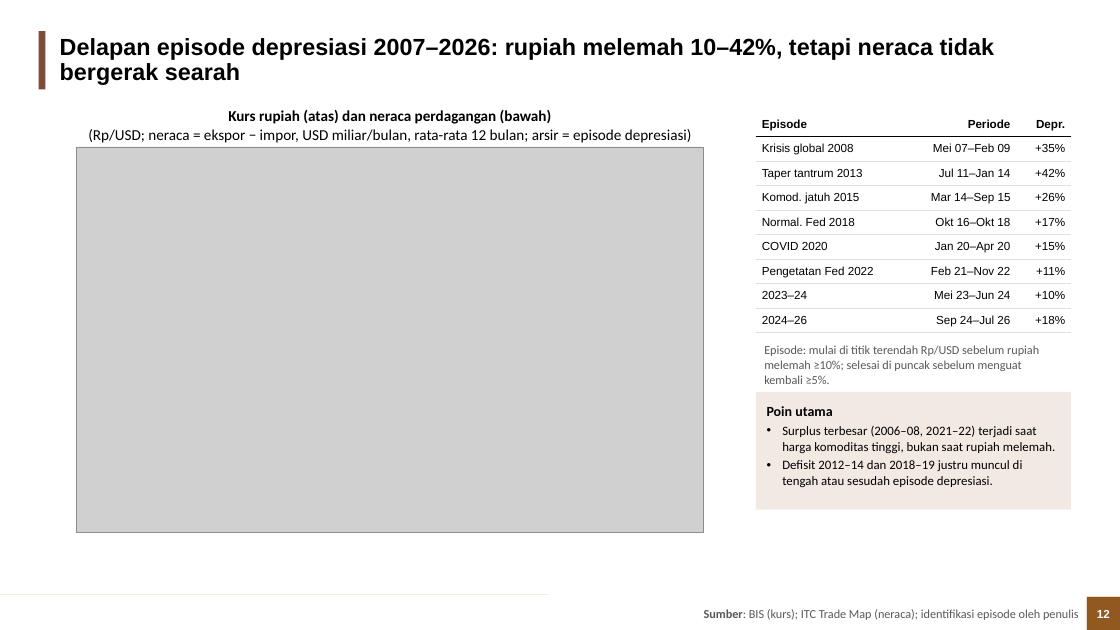
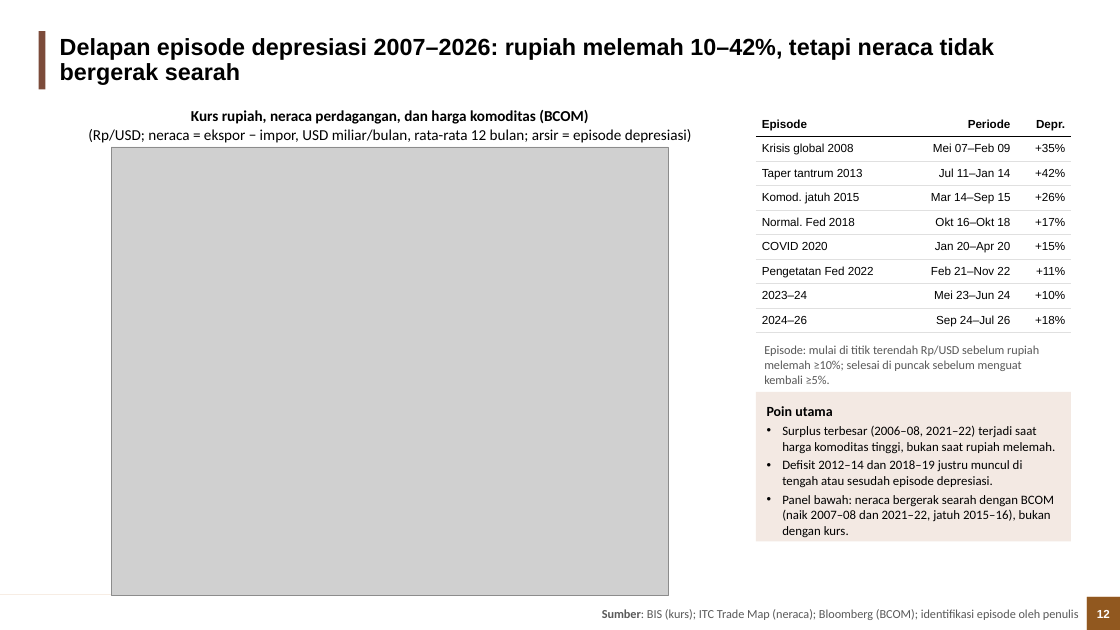
Before and after one commit to muhamadhaikal128/Pengaruh-Depresiasi-Rupiah-Terhadap-Trade-Balance, a slide deck: slide 12 of Haikal/output/3_ppt/Depresiasi_Rupiah_Trade_Balance.pptx. Drawn at 1120x630 pixels with LibreOffice and Linux fonts; fonts in the diff are those of the drawing; grey boxes stand for pictures; background and template pictures are left out. Boxes give left, top, right and bottom in pixels: in the first picture for what was removed or moved away, otherwise in the second. Text is boxed around its words. In the diff, an @@ line names an element or a change of style, - is before the commit and + after.

Commit message:
Haikal: tambah panel BCOM di slide episode depresiasi

```diff
--- a/Haikal/output/3_ppt/Depresiasi_Rupiah_Trade_Balance.pptx
+++ b/Haikal/output/3_ppt/Depresiasi_Rupiah_Trade_Balance.pptx
@@ text at box(191, 110, 588, 124): text changed @@
-Kurs rupiah (atas) dan neraca perdagangan (bawah)
+Kurs rupiah, neraca perdagangan, dan harga komoditas (BCOM)
@@ picture: place and size @@
-picture at box(76, 147, 704, 532)
+picture at box(111, 147, 668, 595)
@@ rectangle "Poin utama": place and size @@
-rectangle "Poin utama" at box(756, 392, 1071, 510)
+rectangle "Poin utama" at box(756, 392, 1071, 542)
@@ text in rectangle at box(782, 495, 1054, 537): paragraph added @@
+• Panel bawah: neraca bergerak searah dengan BCOM (naik 2007–08 dan 2021–22, jatuh 2015–16), bukan dengan kurs.
@@ text at box(602, 609, 1079, 620): text changed @@
-Sumber: BIS (kurs); ITC Trade Map (neraca); identifikasi episode oleh penulis
+Sumber: BIS (kurs); ITC Trade Map (neraca); Bloomberg (BCOM); identifikasi episode oleh penulis
```
Also in this commit, not shown: 2 other files.
